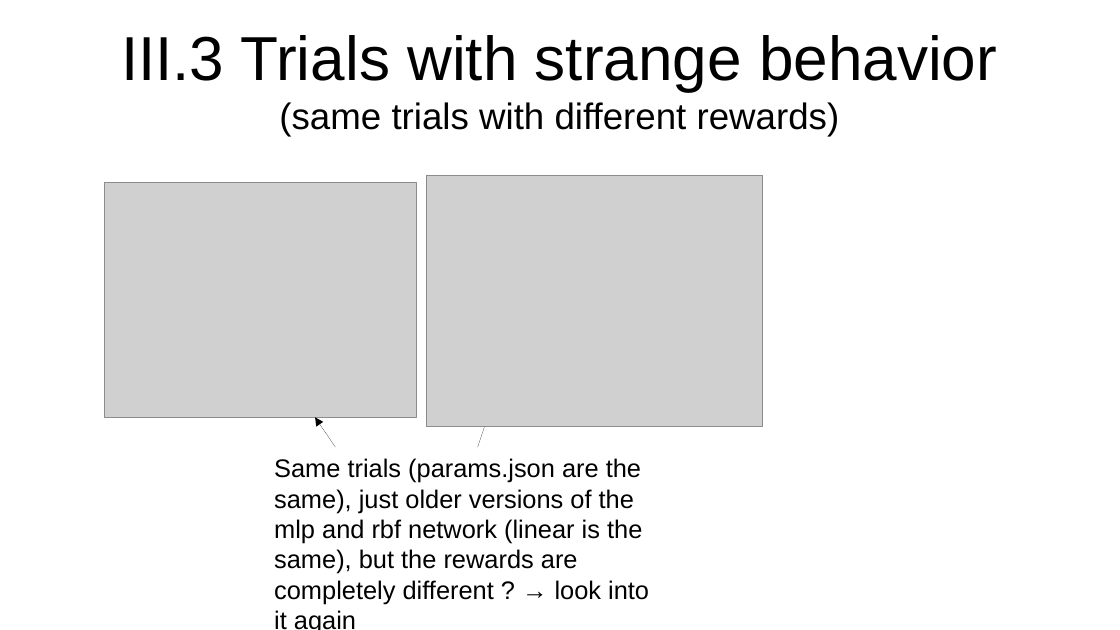
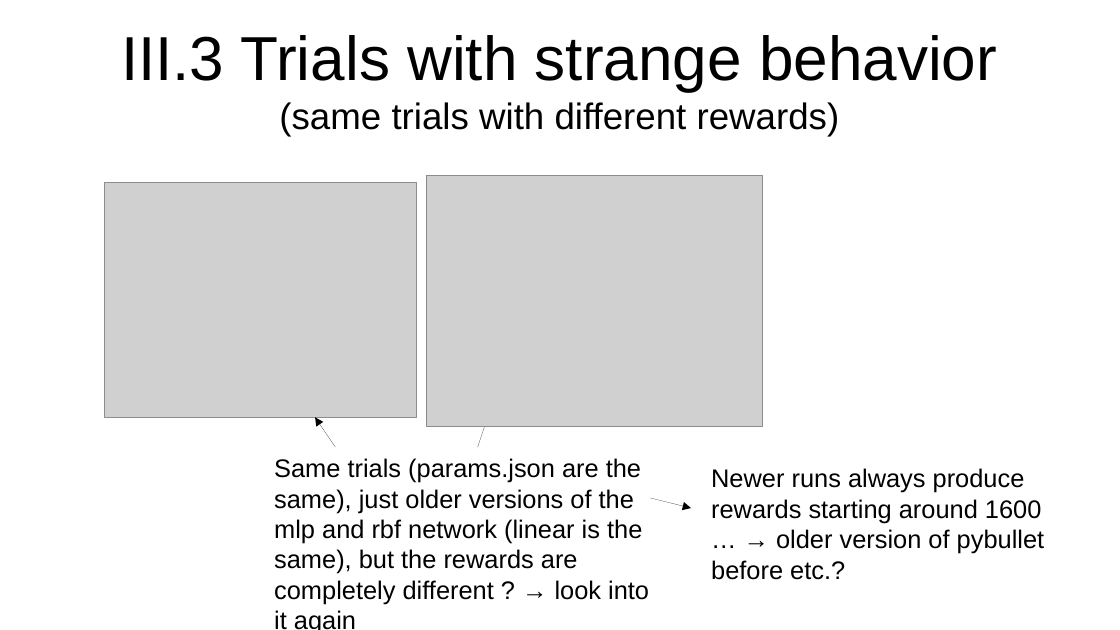
Before and after one commit to sgillen/seagul, a slide deck: slide 6 of seagul/rllib/rllib_with_rbf/Temporary_Results.odp. Drawn at 1120x630 pixels with LibreOffice and Linux fonts; fonts in the diff are those of the drawing; grey boxes stand for pictures. Boxes give left, top, right and bottom in pixels: in the first picture for what was removed or moved away, otherwise in the second. Text is boxed around its words. In the diff, an @@ line names an element or a change of style, - is before the commit and + after.

```diff
--- a/seagul/rllib/rllib_with_rbf/Temporary_Results.odp
+++ b/seagul/rllib/rllib_with_rbf/Temporary_Results.odp
@@ text added at [711,468,1045,580], 18 pt, text #000000 @@
+Newer runs always produce rewards starting around 1600 … → older version of pybullet before etc.?
@@ arrow added from (650, 498) to (691, 508), #000000 0 pt @@
```
Also in this commit, not shown: 5 other files.
